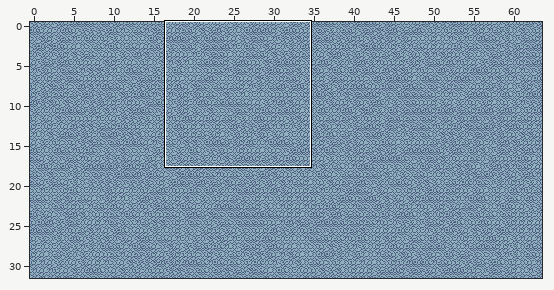
Tiled map, stored at art/tiles/map1_large.tmx. The picture above shows the old version from afar; the outline marks the close-up.
Close-up. As it was:
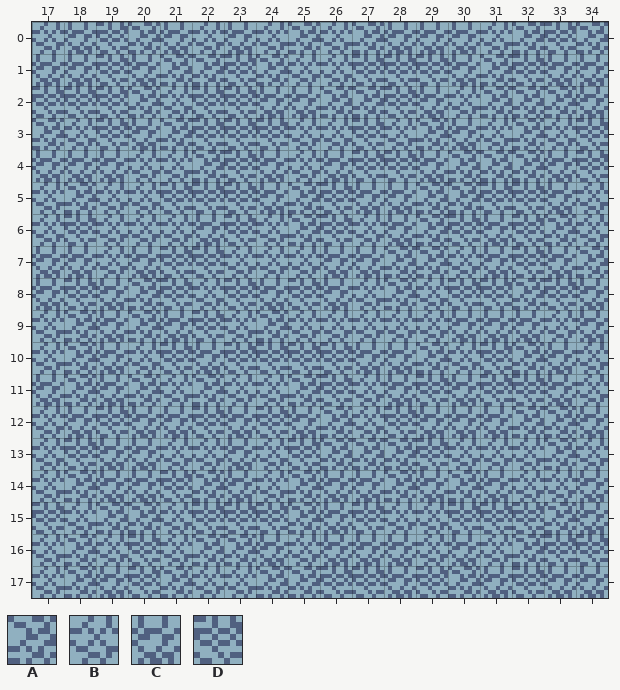
Cells are 8x8 px. Shown: x 17..34, y 0..17. The commit also changed other parts of the map, which this record leaves out.
Key: from "bridge_tileset": A 1, B 2, C 3, D 4.
_ is an empty cell.
Layer "Tile Layer 1" before, first column x 17:
 0 BCDACBCBABACCCBADA
 1 CCDCAADABBDDDCADCC
 2 DDDABDDCCAADCBAAAC
 3 ABDCADDDBBDBACBABD
 4 CCCBBADCBCDDCAAACD
 5 BABBDDDCADCCAADDCB
 6 BDBBBCDBADBCADCDAB
 7 CCBCDDBBBCCAABCDCA
 8 CDCADBDCDCBABDDADC
 9 BACACDBABBBBBCCCBC
10 BACBDCDDDDCCABDACB
11 CACABABBADBCDCDDCB
12 BCDCCDCDCABDCCCAAC
13 BDCCBBCBDAAADBBBAB
14 BACCDACBACCACACBBC
15 DBAABDDDACDBBDDDAC
16 BABDBAACBCCCBCBADD
17 BACDABBAADDCDACDCC
The same view after the edit:
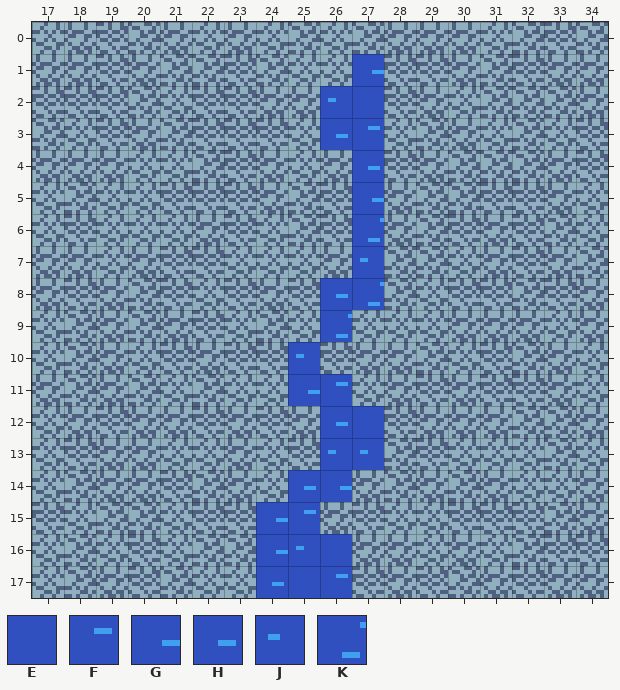
Further tiles: from "bridge_tileset": E 6, F 7, G 8, H 9, J 10, K 11.
From old to new:
Changed rows in their new state; . is an unchanged cell.
Layer "Tile Layer 1":
first column x 24:
 1 ...G
 2 ..JE
 3 ..HF
 4 ...H
 5 ...G
 6 ...K
 7 ...J
 8 ..HK
 9 ..K.
10 .J..
11 .GF.
12 ..HE
13 ..JJ
14 .HG.
15 GF..
16 GJE.
17 HEF.
